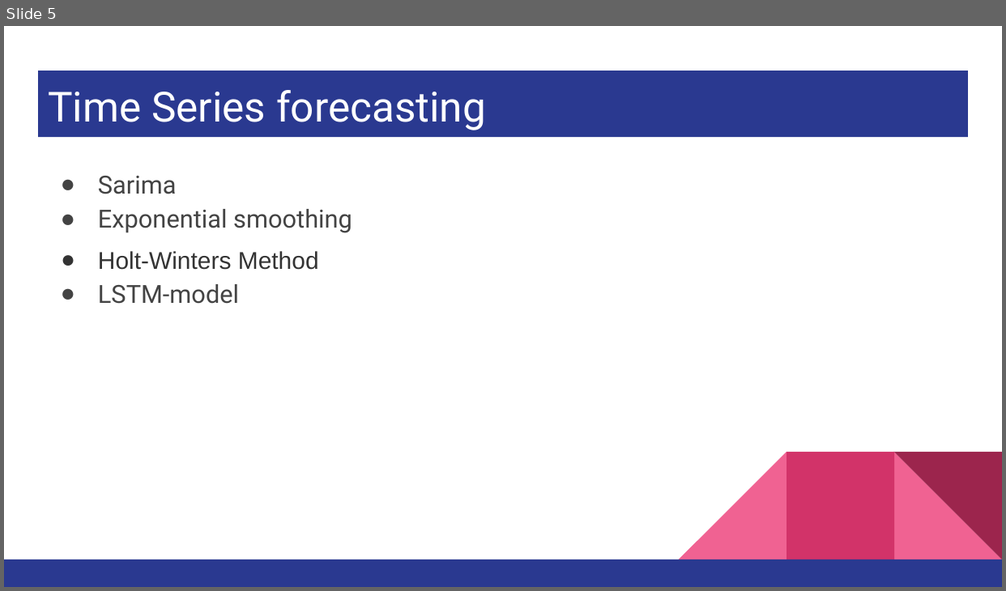
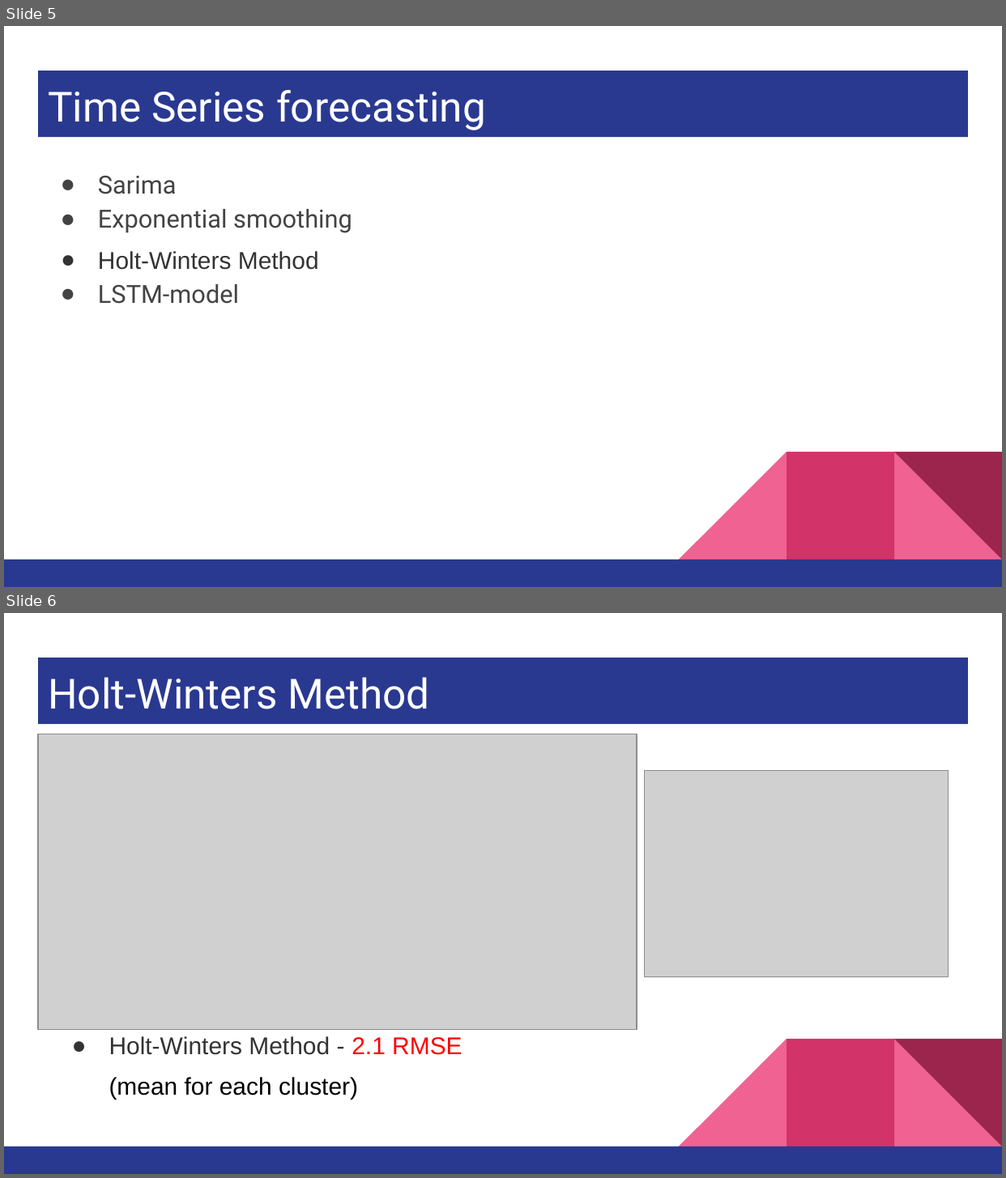
Before and after one commit to YarrDOpanas/INT20h-2019, a slide deck: INT20H Upgrade.pptx. Shown one above the other, each under a label of ours: slide 5 before the commit, slides 5 and 6 after it. The pictures are 1006x591 and 1006x1178 pixels, drawn with LibreOffice and Linux fonts; fonts in the diff are those of the drawing; grey boxes stand for pictures. Boxes give left, top, right and bottom in pixels: in the first picture for what was removed or moved away, otherwise in the second. Text is boxed around its words. In the diff, an @@ line names an element or a change of style, - is before the commit and + after.

```diff
--- a/INT20H Upgrade.pptx
+++ b/INT20H Upgrade.pptx
@@ slide 6 added at bbox=[4, 613, 1002, 1174], background #FFFFFF; not listed: 5 template elements that a slide beside it also shows @@
@@ title added at bbox=[38, 658, 968, 724], fill #2A3990, 30 pt, text #FFFFFF @@
+Holt-Winters Method
@@ picture added at bbox=[38, 734, 637, 1029] @@
@@ picture added at bbox=[645, 771, 949, 977] @@
@@ text added at bbox=[109, 1037, 462, 1100], 17.5 pt, text #000000 @@
+● Holt-Winters Method - 2.1 RMSE
+  (mean for each cluster)
```
Also in this commit, not shown: 2 slides changed, 1 other file.
